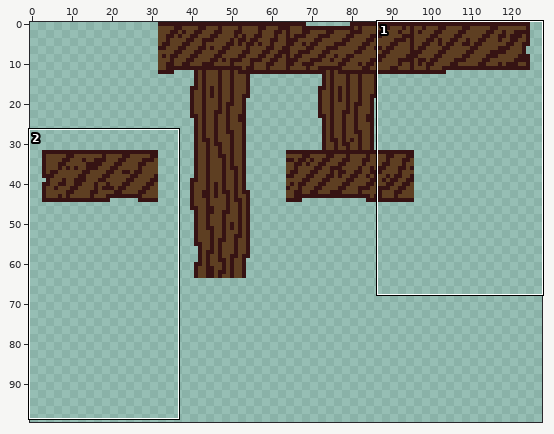
One commit to this sprite sheet: assets/images/tiles.png. Above, an overview of the earlier version with the close-up marked.
Close-up. Before:
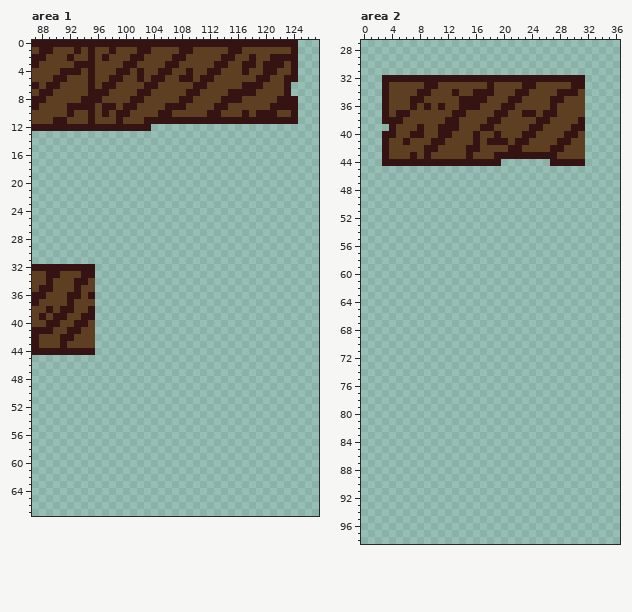
The file is 128x128 pixels. Shown: area 1: x 87..127, y 0..67; area 2: x 0..36, y 27..98. The wide view leaves out empty margins.
After the commit:
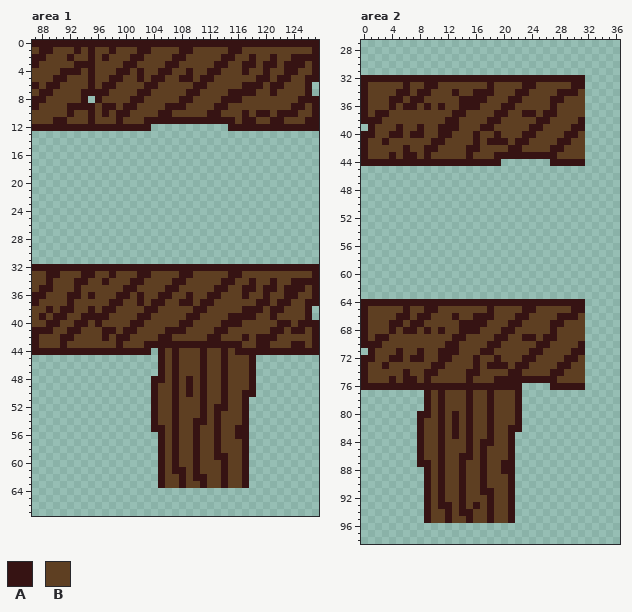
Palette (. is transparent): A #361313  B #5e3f22
The exact change:
--- area 1
@@ x 87..127 @@
- 0 AAAAAAAAAAAAAAAAAAAAAAAAAAAAAAAAAAAAAA...
- 1 BAABBBABABBABBBAABBBBAABBBBBAABBBBBBBA...
- 2 AABBBABBABABBBAABBBBAABBBBBAABBABBAAAA...
- 3 ABBBBBAAABBBBAABBBBAABBBBBAABBAABAAABA...
- 4 BBBBAAABABBBAABABBAABBABBAABBBABBAABBA...
- 5 BBBAABBBABBAABBABAABBAABAABBBBBBAABBAA...
- 6 ABAABBBBABAABBBBAABBBBBAABBBBBAAABBBA....
- 7 BAABBBBBAAABBBBAABBBBBAABBBBAAAABBBBA....
- 8 AABBBBBAAABBBBAABBBBBAABBBBAAABBBBBAAA...
- 9 ABBBBAAAABAABAABBBBAAABBBBAABBBBBBAAAA...
-10 BBBBBABBABABAABBBBAABBBBBAABBBABAAABBA...
-11 BBBAABBBABBBABBBAAAAAAAAAAAAAAAAAAAAAA...
-12 AAAAAAAAAAAAAAAAA........................
+ 0 AAAAAAAAAAAAAAAAAAAAAAAAAAAAAAAAAAAAAAAAA
+ 1 BAABBBABABBABBBAABBBBAABBBBBAABBBBBBBBBBA
+ 2 AABBBABBABABBBAABBBBAABBBBBAABBABBABBAAAA
+ 3 ABBBBBAAABBBBAABBBBAABBBBBAABBAABAABAAABA
+ 4 BBBBAAABABBBAABABBAABBABBAABBBABBABBAABBA
+ 5 BBBAABBBABBAABBABAABBAABAABBBBBBAABAABBAA
+ 6 ABAABBBBABAABBBBAABBBBBAABBBBBAAABAABBBA.
+ 7 BAABBBBAAAABBBBAABBBBBAABBBBAAAABBABBBBA.
+ 8 AABBBBBA.ABBBBAABBBBBAABBBBAAABBBBBBBBAAA
+ 9 ABBBBAAAABAABAABBBBAAABBBBAABBBBBBBBBAABA
+10 BBBBBABBABABAABBBBAABBBBBAABBBABAABAAABBA
+11 BBBAABBBABBBABBBAAAAAAAAAAAAABAABBAABBBAA
+12 AAAAAAAAAAAAAAAAA...........AAAAAAAAAAAAA
 13 .........................................
@@ x 87..127 @@
 31 .........................................
-32 AAAAAAAAA................................
-33 BBAABBBAA................................
-34 BBABBBAAB................................
-35 BAABBBABB................................
-36 AABBBAABA................................
-37 ABBBBABBB................................
-38 BBABAABBA................................
-39 BABAABBAA................................
-40 BBAABBAAB................................
-41 AAABBAABB................................
-42 ABBBAABBB................................
-43 ABBBABBBB................................
-44 AAAAAAAAA................................
-45 .........................................
-46 .........................................
-47 .........................................
-48 .........................................
-49 .........................................
-50 .........................................
-51 .........................................
-52 .........................................
-53 .........................................
-54 .........................................
-55 .........................................
-56 .........................................
-57 .........................................
-58 .........................................
-59 .........................................
-60 .........................................
-61 .........................................
-62 .........................................
-63 .........................................
+32 AAAAAAAAAAAAAAAAAAAAAAAAAAAAAAAAAAAAAAAAA
+33 BBAABBBAABBABBBAABBBBAABBBBBAABBBBBBBBBBA
+34 BBABBBAABBABBBAABBBBAABBBBBAABBABBABBAAAA
+35 BAABBBABBBBBBAABBBBAABBBBBAABBAABAABAAABA
+36 AABBBAABABBBAABABBAABBABBAABBBABBABBAABBA
+37 ABBBBABBBBBAABBABAABBAABAABBBBBBAABAABBAA
+38 BBABAABBABAABBBBAABBBBBAABBBBBAAABAABBBA.
+39 BABAABBAAAABBBBAABBBBBAABBBBAAAABBABBBBA.
+40 BBAABBAABABBBBAABBBBBAABBBBAAABBBBBAABAAA
+41 AAABBAABBBAABAABBBBAAABBBBAABBBBBBAABAABA
+42 ABBBAABBBBABAABBBBAABBBBBAABBBABAAABBBBBA
+43 ABBBABBBBBBBABBBAAAAAAAAAAAAAABBAABBBAABA
+44 AAAAAAAAAAAAAAAAA.ABABBBABBABAAAAAAAAAAAA
+45 ..................ABABBBABBABBBA.........
+46 ..................ABABBBABBABBBA.........
+47 ..................ABABBBABBABBBA.........
+48 .................AABABABABBABBBA.........
+49 .................ABBABABABBABBBA.........
+50 .................ABBABABABBABBAA.........
+51 .................ABBABBBABBABBA..........
+52 .................ABBABBBABAABBA..........
+53 .................ABBABBBABABBBA..........
+54 .................ABBABBAABABBBA..........
+55 .................AABABBABBABBAA..........
+56 ..................ABABBABBABBAA..........
+57 ..................ABABBABBABBBA..........
+58 ..................ABABBABBABBBA..........
+59 ..................ABABBABBAABBA..........
+60 ..................ABABBABBBABBA..........
+61 ..................ABAABABBBABBA..........
+62 ..................ABBABAABBABBA..........
+63 ..................ABBABBABBABBA..........
 64 .........................................
--- area 2
@@ x 0..8 @@
 31 .........
-32 ...AAAAAA
-33 ...ABBBBB
-34 ...ABBBBA
-35 ...ABBBAA
-36 ...ABBBAB
-37 ...ABAABB
-38 ...AAABBB
-39 ....ABBBA
-40 ...AABBAA
-41 ...ABBABB
-42 ...ABBBBB
-43 ...ABBBAB
-44 ...AAAAAA
+32 AAAAAAAAA
+33 ABBBBBABB
+34 ABBBBAABA
+35 ABBBAABAA
+36 ABBBABAAB
+37 ABAABBBBB
+38 AAABBBBBB
+39 .ABBBABBA
+40 AABBAABAA
+41 ABBABBBBB
+42 ABBBBBABB
+43 ABBBABAAB
+44 AAAAAAAAA
 45 .........
@@ x 0..36 @@
 63 .....................................
-64 .....................................
-65 .....................................
-66 .....................................
-67 .....................................
-68 .....................................
-69 .....................................
-70 .....................................
-71 .....................................
-72 .....................................
-73 .....................................
-74 .....................................
-75 .....................................
-76 .....................................
-77 .....................................
-78 .....................................
-79 .....................................
-80 .....................................
-81 .....................................
-82 .....................................
-83 .....................................
-84 .....................................
-85 .....................................
-86 .....................................
-87 .....................................
-88 .....................................
-89 .....................................
-90 .....................................
-91 .....................................
-92 .....................................
-93 .....................................
-94 .....................................
-95 .....................................
+64 AAAAAAAAAAAAAAAAAAAAAAAAAAAAAAAA.....
+65 ABBBBBABBAABBBBBBBABBBBAABBBBBAA.....
+66 ABBBBAABAABBBABBAAABBBAABBBBAAAB.....
+67 ABBBAABAABBBBBAAAABBBAABBBBAABBB.....
+68 ABBBABAABABABBAAABBBAABBBBBABBBB.....
+69 ABAABBBBBBBBBAABBBBAABBAABAABBBB.....
+70 AAABBBBBBBBBAABBBBAABBBBBAABBBBA.....
+71 .ABBBABBABBAAABBBAABBBBBAABBBBAA.....
+72 AABBAABAABBAABBBABBABBBAABBBBAAB.....
+73 ABBABBBBBBAABBBBABAAABAABBBBAABB.....
+74 ABBBBBABBAABBBBAABBBBAABBBBAABBB.....
+75 ABBBABAABABBBBBABBBAAAAAAAAABBBB.....
+76 AAAAAAAAAAAAAAAAAAAAAAA....AAAAA.....
+77 .........ABABBBABBABBBA..............
+78 .........ABABBBABBABBBA..............
+79 .........ABABBBABBABBBA..............
+80 ........AABABABABBABBBA..............
+81 ........ABBABABABBABBBA..............
+82 ........ABBABABABBABBAA..............
+83 ........ABBABABABBABBA...............
+84 ........ABBABBBABAABBA...............
+85 ........ABBABBBABABBBA...............
+86 ........ABBABBAABABBBA...............
+87 ........AABABBABBABBAA...............
+88 .........ABABBABBABBAA...............
+89 .........ABABBABBABBBA...............
+90 .........ABABBABBABBBA...............
+91 .........ABABBABBAABBA...............
+92 .........ABABBABBBABBA...............
+93 .........ABAABABABABBA...............
+94 .........ABBABAABBABBA...............
+95 .........ABBABBABBABBA...............
 96 .....................................
Pixel boxes of the changes (left, top, right, bottom) in both close-ups:
changed: (228, 40, 319, 131)
changed: (81, 89, 95, 103)
added: (95, 264, 319, 488)
changed: (361, 75, 410, 166)
added: (361, 299, 585, 523)
